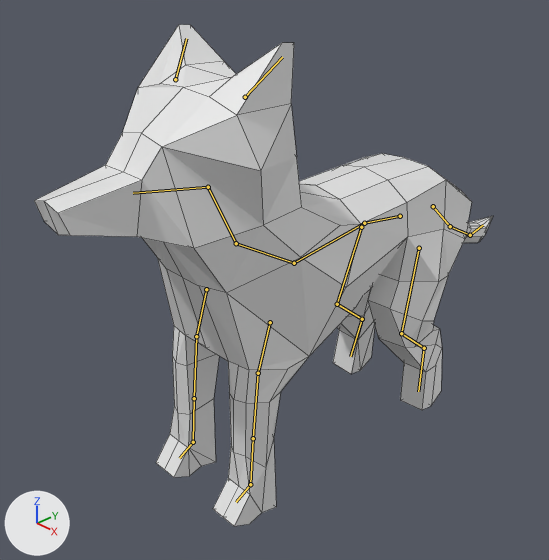
An edit to the Blender file art/model/wolf_model_0.1.blend, drawn before and after from the same camera.
One viewpoint serves both versions: a 50 mm lens placed at (9.64, -10.49, 6.29), pointed at (-0.49, -0.84, -0.67). The lights are fixed; the arrows at lower left show +X, +Y and +Z. The bones that bend it are drawn over the model as lines. Mesh edges are drawn as thin lines.

In view in the first picture: 'wolfmesh'.
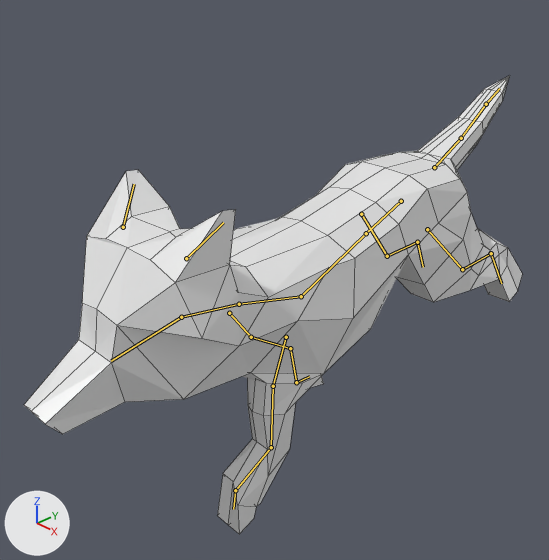
Commit message: recover landing animation (weird 0 user blender stuff)

The newer file adds an action. The first version stands in its rest pose; the second is drawn at frame 3 of the action 'land'.

Changed parts and their boxes (x1, y1, x2, y2) in the pictures (549 x 560 px):
'wolfmesh', posed (9% wider, 8% shorter): before (34, 25, 493, 526); after (24, 75, 523, 534)
bone 'spine1.origin', root to tip: before (400, 216) to (364, 223); after (401, 201) to (366, 233)
bone 'spine2', root to tip: before (364, 223) to (294, 263); after (366, 233) to (301, 296)
bone 'neck', root to tip: before (236, 243) to (208, 187); after (239, 304) to (181, 317)
bone 'head', root to tip: before (208, 187) to (133, 193); after (181, 317) to (111, 361)
bone 'ear.l', root to tip: before (245, 97) to (282, 57); after (186, 258) to (223, 222)
bone 'ear.r', root to tip: before (175, 79) to (186, 38); after (123, 227) to (134, 184)
bone 'frontleg1.l', root to tip: before (270, 322) to (258, 373); after (286, 337) to (273, 386)
bone 'frontleg2.l', root to tip: before (258, 373) to (253, 438); after (273, 386) to (271, 447)
bone 'frontleg3.l', root to tip: before (253, 438) to (250, 484); after (271, 447) to (235, 490)
bone 'frontpaw.l', root to tip: before (250, 484) to (236, 502); after (235, 490) to (233, 509)
bone 'frontleg1.r', root to tip: before (206, 289) to (196, 336); after (229, 313) to (251, 337)
bone 'frontleg2.r', root to tip: before (196, 336) to (194, 398); after (251, 337) to (290, 348)
bone 'frontleg3.r', root to tip: before (194, 398) to (193, 442); after (290, 348) to (296, 382)
bone 'frontpaw.r', root to tip: before (193, 442) to (179, 458); after (296, 382) to (309, 376)
bone 'hindleg1.l', root to tip: before (419, 248) to (401, 333); after (427, 229) to (462, 269)
bone 'hindleg2.l', root to tip: before (401, 333) to (424, 348); after (462, 269) to (491, 253)
bone 'tail1', root to tip: before (433, 206) to (450, 226); after (434, 167) to (461, 138)
bone 'tail2', root to tip: before (450, 226) to (470, 235); after (461, 138) to (486, 104)
bone 'tail3', root to tip: before (470, 235) to (483, 225); after (486, 104) to (499, 88)
bone 'hindleg1.r', root to tip: before (361, 227) to (337, 304); after (361, 214) to (387, 256)
bone 'hindleg2.r', root to tip: before (337, 304) to (362, 319); after (387, 256) to (417, 242)
bone 'hindpaw.r', root to tip: before (362, 319) to (350, 356); after (417, 242) to (423, 267)

The change in detail:
Bone 'spine1.origin' (bone_spine1_origin) moves from (0.0, 0.0, 0.0) to (0.0, 0.05, -0.36).
Bone 'spine1.origin' (bone_spine1_origin) turns from (0, 0, 0) to (28, 0, 0) degrees about its own x, y and z.
Bone 'spine2' (bone_spine2) turns from (0, 0, 0) to (-13, 0, 0) degrees about its own x, y and z.
Bone 'neck' (bone_neck) turns from (0, 0, 0) to (38, 0, 0) degrees about its own x, y and z.
Bone 'head' (bone_head) turns from (0, 0, 0) to (-34, 0, 0) degrees about its own x, y and z.
Bone 'ear.l' (bone_ear_l) turns from (0, 0, 0) to (-22, -8, 5) degrees about its own x, y and z.
Bone 'ear.r' (bone_ear_r) turns from (0, 0, 0) to (-17, 6, -4) degrees about its own x, y and z.
Bone 'frontleg1.l' (bone_frontleg1_l) moves from (0.0, 0.0, 0.0) to (0.0, -0.75, 0.0).
Bone 'frontleg1.l' (bone_frontleg1_l) turns from (0, 0, 0) to (-17, 0, 0) degrees about its own x, y and z.
Bone 'frontleg2.l' (bone_frontleg2_l) turns from (0, 0, 0) to (5, 0, 0) degrees about its own x, y and z.
Bone 'frontleg3.l' (bone_frontleg3_l) turns from (0, 0, 0) to (-60, 0, 0) degrees about its own x, y and z.
Bone 'frontpaw.l' (bone_frontpaw_l) turns from (0, 0, 0) to (108, 0, 0) degrees about its own x, y and z.
Bone 'frontleg1.r' (bone_frontleg1_r) moves from (0.0, 0.0, 0.0) to (0.0, -0.48, 0.17).
Bone 'frontleg1.r' (bone_frontleg1_r) turns from (0, 0, 0) to (38, 0, 0) degrees about its own x, y and z.
Bone 'frontleg2.r' (bone_frontleg2_r) turns from (0, 0, 0) to (9, 0, 0) degrees about its own x, y and z.
Bone 'frontleg3.r' (bone_frontleg3_r) turns from (0, 0, 0) to (-46, 0, 0) degrees about its own x, y and z.
Bone 'frontpaw.r' (bone_frontpaw_r) turns from (0, 0, 0) to (129, 0, 0) degrees about its own x, y and z.
Bone 'hindleg1.l' (bone_hindleg1_l) moves from (0.0, 0.0, 0.0) to (0.0, -0.1, 0.03).
Bone 'hindleg1.l' (bone_hindleg1_l) turns from (0, 0, 0) to (34, 1, 4) degrees about its own x, y and z.
Bone 'hindleg2.l' (bone_hindleg2_l) turns from (0, 0, 0) to (-23, 0, 0) degrees about its own x, y and z.
Bone 'tail1' (bone_tail1) turns from (0, 0, 0) to (41, 0, 0) degrees about its own x, y and z.
Bone 'tail2' (bone_tail2) turns from (0, 0, 0) to (-7, 0, 0) degrees about its own x, y and z.
Bone 'tail3' (bone_tail3) turns from (0, 0, 0) to (-44, 0, 0) degrees about its own x, y and z.
Bone 'hindleg1.r' (bone_hindleg1_r) moves from (0.0, 0.0, 0.0) to (-0.03, -0.13, -0.25).
Bone 'hindleg1.r' (bone_hindleg1_r) turns from (0, 0, 0) to (29, -1, -3) degrees about its own x, y and z.
Bone 'hindleg2.r' (bone_hindleg2_r) turns from (0, 0, 0) to (-18, 0, 0) degrees about its own x, y and z.
Bone 'hindpaw.r' (bone_hindpaw_r) turns from (0, 0, 0) to (2, 0, 0) degrees about its own x, y and z.
